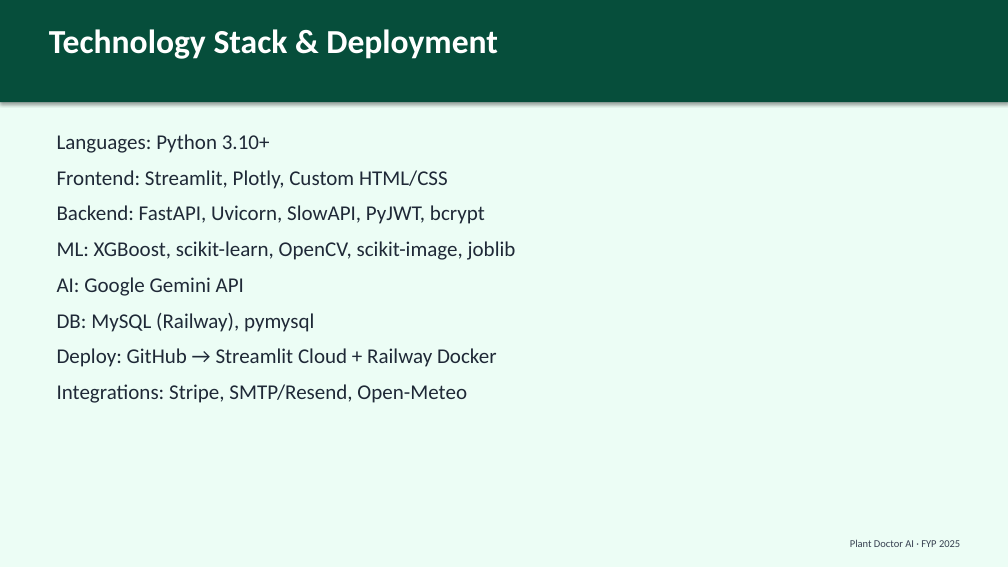
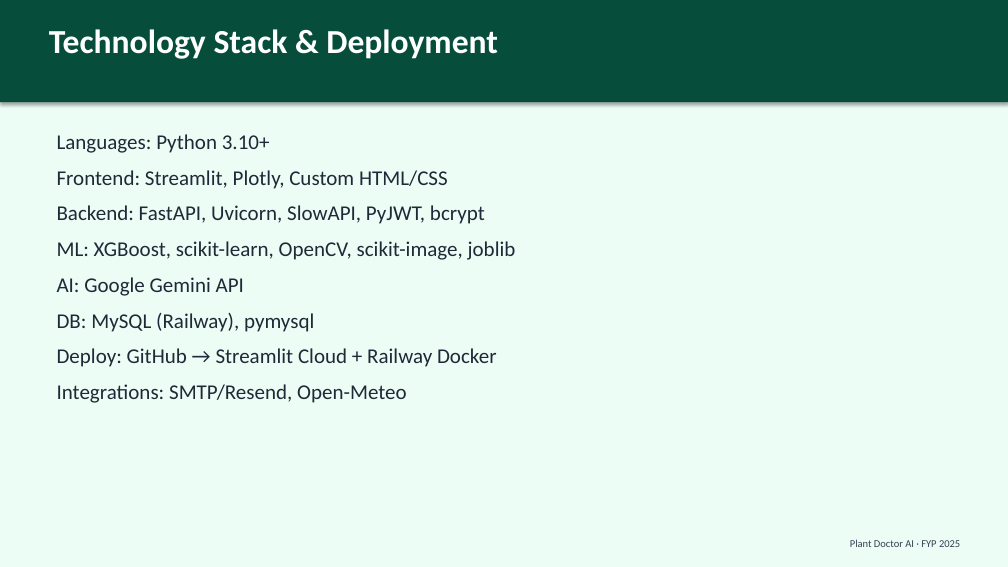
Before and after one commit to SaqlainKhan-DataEngineer/Plant-Doctor-App, a slide deck: slide 15 of Plant_Doctor_AI_Presentation.pptx. Drawn at 1008x567 pixels with LibreOffice and Linux fonts; fonts in the diff are those of the drawing. Boxes give left, top, right and bottom in pixels: in the first picture for what was removed or moved away, otherwise in the second. Text is boxed around its words. In the diff, an @@ line names an element or a change of style, - is before the commit and + after.

```diff
--- a/Plant_Doctor_AI_Presentation.pptx
+++ b/Plant_Doctor_AI_Presentation.pptx
@@ text at [57, 384, 407, 403]: text changed @@
-Integrations: Stripe, SMTP/Resend, Open-Meteo
+Integrations: SMTP/Resend, Open-Meteo
```
Also in this commit, not shown: 6 other slides changed, 1 slide removed, 8 other files.
